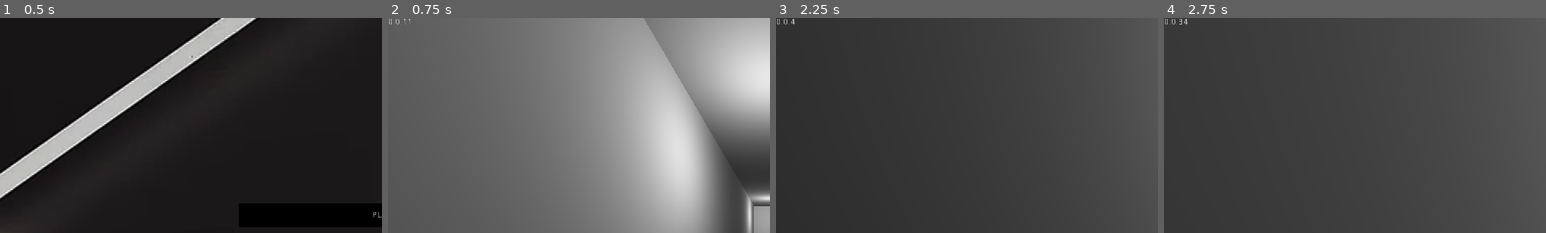
Above: before the commit, frames 1-4 (left to right).
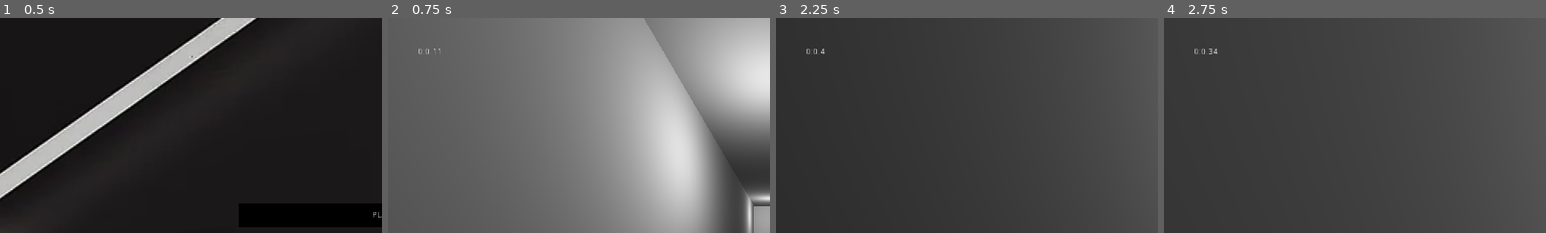
Above: after the commit, the same moments.

Repository: 4k437/dpg
Game: Godot game, scene res://Menu.tscn
Same seed, same stepped clock (60 frames per second), same inputs: the game is played once before the commit and once after it.
Inputs (mouse positions are % of the whole screen's width and height, from its top left):
- Up to frame 1 (0.5 s): no input
- Up to frame 2 (0.75 s): click "PLAY" at 0.5 s
- Up to frame 3 (2.25 s): tap Enter at 1.25 s; move the mouse to (55, 50) at 1.27 s; hold Right mouse button (rewind) 1.28-2.03 s; hold W (move_up) from 1.28 s (still down); tap Space (move_jump) at 1.52 s; tap R (restart) at 2 s; move the mouse to (45, 50) at 2.02 s; right-click (45, 50) at 2.1 s
- Up to frame 4 (2.75 s): keep holding W (move_up); tap Space (move_jump) at 2.27 s
The pictures show only the part of the screen within x 0-50%, y 0-50%; the shares and areas given below are measured in that part.

Frame 1 is identical in both runs. In frame 2, less than 0.1% of the frame differs, in the area x 0-14%, y 0-17%; in frame 3, 0.1%; in frame 4, 0.1%.

Commit message:
timer ui margin

Diff:
--- a/entities/player.tscn
+++ b/entities/player.tscn
@@ -32,8 +32,10 @@
 fov = 90.0
 
 [node name="ui" type="Control" parent="."]
-margin_right = 40.0
-margin_bottom = 40.0
+anchor_right = 1.0
+anchor_bottom = 1.0
+margin_left = 50.0
+margin_top = 50.0
 __meta__ = {
 "_edit_use_anchors_": false
 }
--- a/project.godot
+++ b/project.godot
@@ -27,7 +27,7 @@
 window/size/width=1280
 window/size/height=720
 window/stretch/mode="2d"
-window/stretch/aspect="keep"
+window/stretch/aspect="expand"
 
 [input]
 
